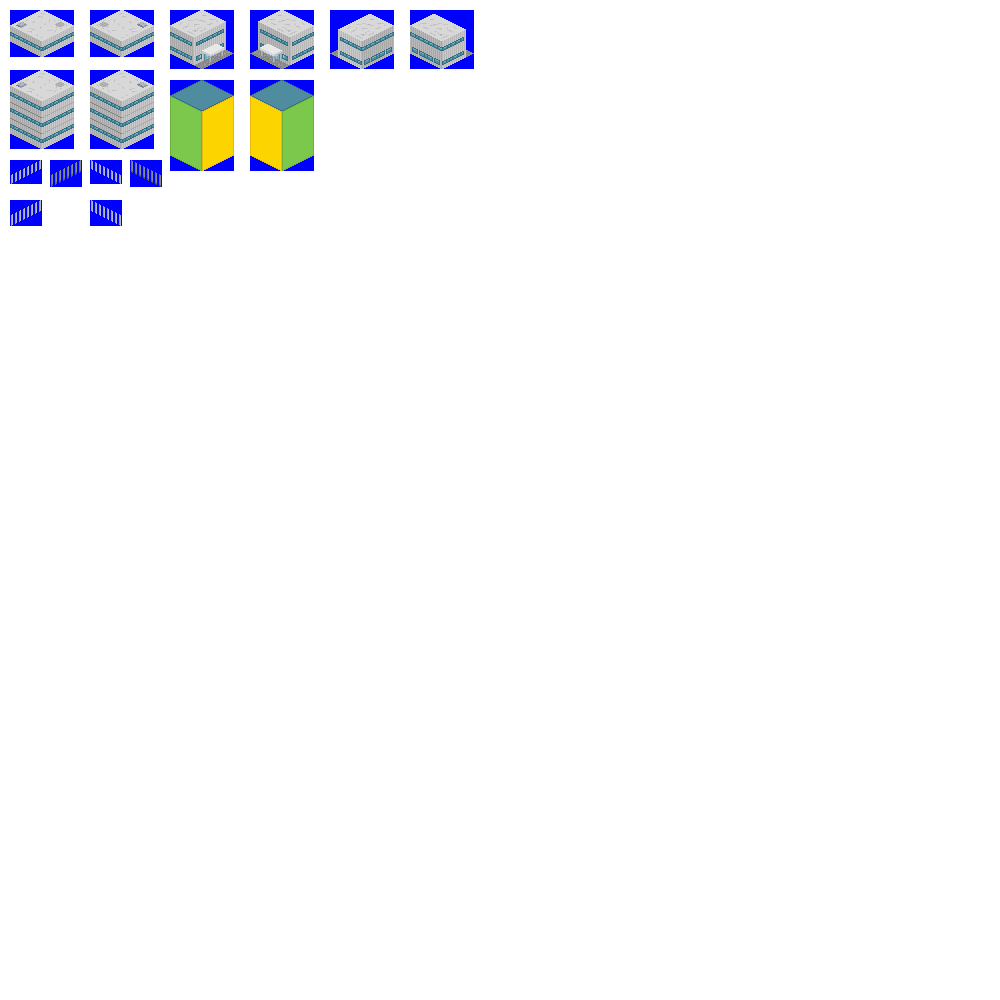
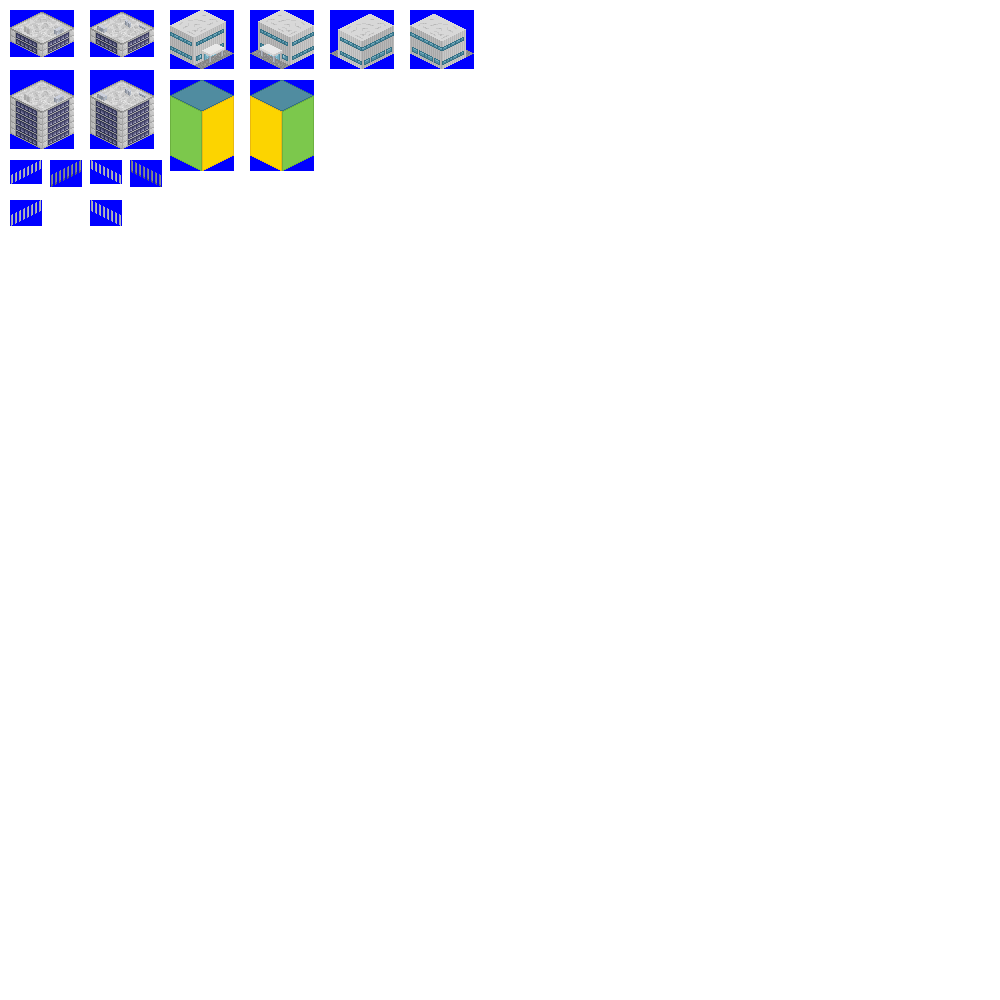
The second 1000 × 1000 image is a revision of the first. Changes to its layers:
added layer "new_graphic" above "배경" over <box>10,12,154,149</box>
painted on "배경" over <box>10,10,154,149</box>
